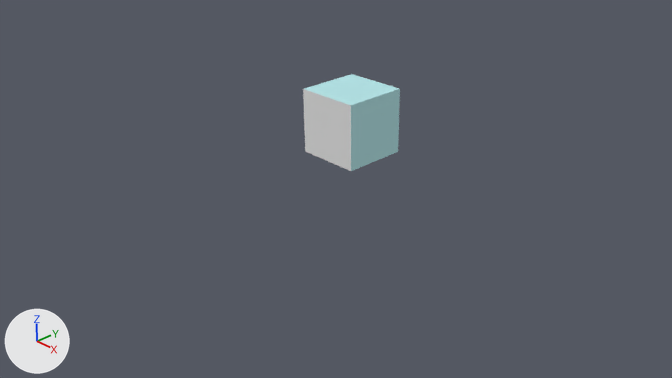
A saved change to the Blender file courses/prog_base_3/project/opengllearn/models/wall/untitled.blend.
The view is the same before and after, from the file's camera 'Camera'. The axes (+X, +Y, +Z) are drawn at lower left. The lights are the same throughout.
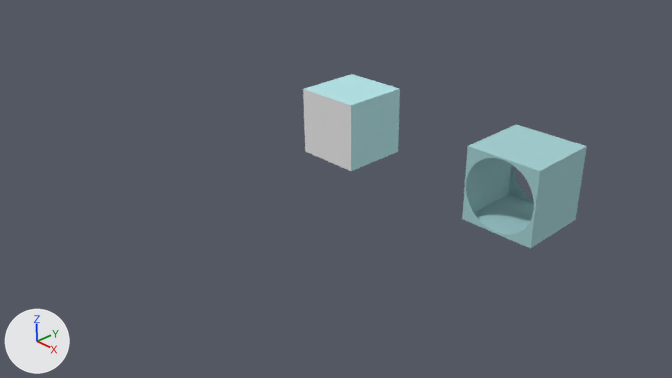
The change, as a diff of the scene's bpy script:
```diff
--- a/courses/prog_base_3/project/opengllearn/models/wall/untitled.blend.py
+++ b/courses/prog_base_3/project/opengllearn/models/wall/untitled.blend.py
@@ mat_material_004 @@
+mat_material_004 = diffuse_material('Material.004')
+mat_material_004.base_color = (0.373, 0.622, 0.64)  # cyan #a4cfd1
@@ me_cube_001 @@
+me_cube_001.from_pydata(...)  # 152 vertices, 112 faces, 48 loose edges; spans x 2.5..3.5, y -0.5..0.5, z -0.5..0.5
+me_cube_001.materials.append(mat_material_004)  # its picture is missing
@@ ob_cube_001 @@
+ob_cube_001 = bpy.data.objects.new('Cube.001', me_cube_001)
+ob_cube_001.location = (0.0, 0.0, 0.5)
+ob_cube_001.rotation_euler = (1.571, 0.0, 0.0)  # degrees (90, 0, 0)
```

Where the change shows, as pixel boxes (x1, y1, x2, y2) in the pictures (672 x 378 px):
'Cube.001', added (cyan): after (462, 125, 587, 249)
